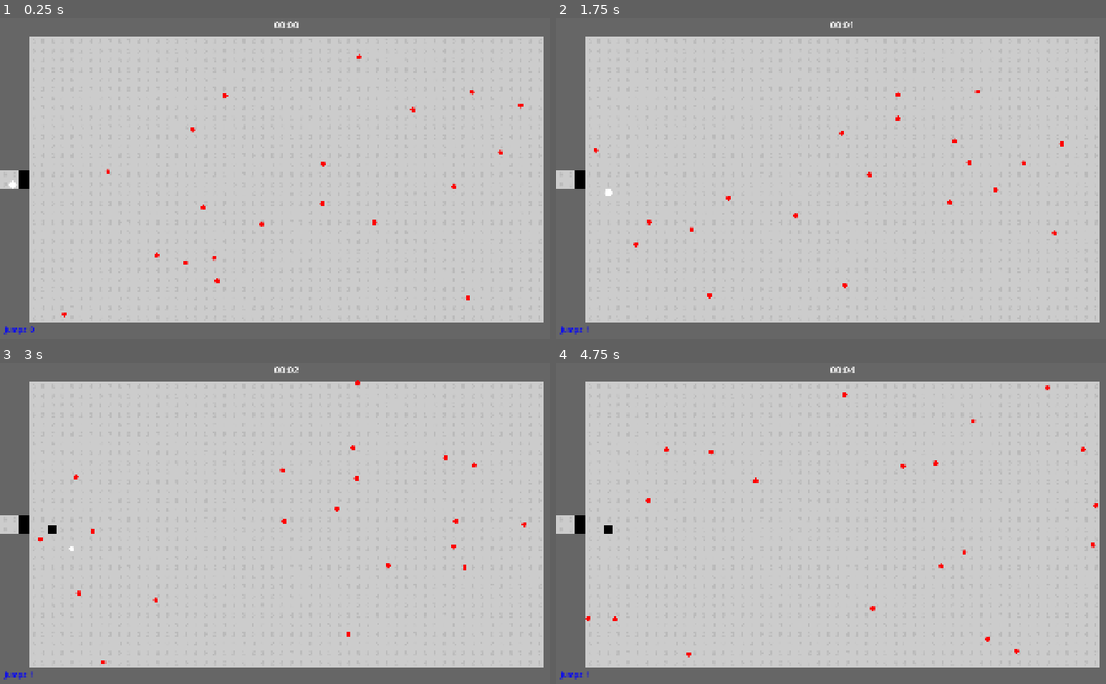
Above: before the commit, frames 1-4 (two rows, left to right).
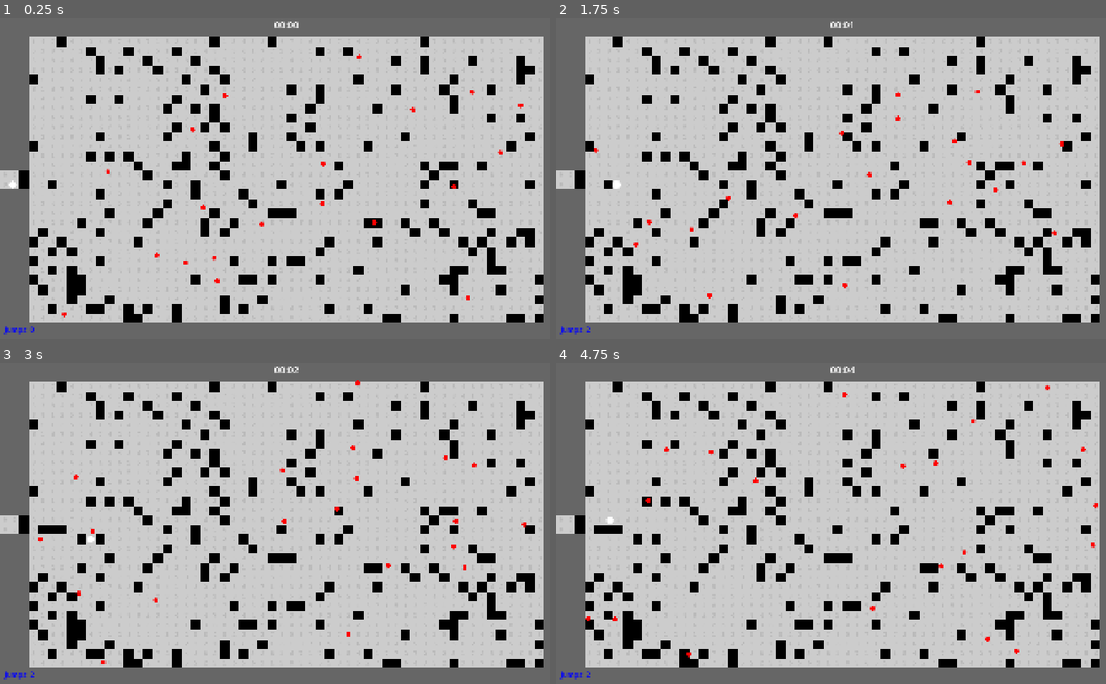
Above: after the commit, the same moments.

Repository: njamster/gmtk_jam_2026
Game: Godot game, scene res://game.tscn
The game is run twice, just before and just after one commit, with the same random seed, the same clock (stepped at 60 frames per second) and the same inputs.
Inputs:
- Up to frame 1 (0.25 s): no input
- Up to frame 2 (1.75 s): hold D (move_right) 0.53-1.28 s; hold S (move_down) from 1.28 s (still down)
- Up to frame 3 (3 s): release S (move_down) at 2.03 s; hold D (move_right) 2.03-2.78 s; hold W (move_up) from 2.78 s (still down)
- Up to frame 4 (4.75 s): release W (move_up) at 3.53 s; hold A (move_left) from 3.53 s (still down)

The runs differ from the first frame. In frame 1, 9.9% of the frame differs, in the area x 5-99%, y 5-95%; in frame 2, 10%; in frame 3, 10%, in the area x 5-99%, y 5-98%; in frame 4, 10%.

Commit message:
Add initial earthquake effect

Diff:
--- a/tilemap/tile_map.gd
+++ b/tilemap/tile_map.gd
@@ -33,6 +33,8 @@
 
 	randomize_counters()
 
+	earthquake()
+
 
 func randomize_counters() -> void:
 	for x in range(3, 57):
@@ -59,7 +61,10 @@
 
 
 func count_down_position(pos: Vector2) -> void:
-	var cell = local_to_map(pos)
+	count_down_cell(local_to_map(pos))
+
+
+func count_down_cell(cell: Vector2i) -> void:
 	var tile_data = get_cell_atlas_coords(cell)
 	match tile_data:
 		DURABILITY_9:
@@ -81,3 +86,12 @@
 		DURABILITY_1:
 			set_cell(cell, 1, GAP_TILE)
 			SoundManager.play_sound(preload("res://tilemap/sounds/crumble.wav"), true)
+
+
+func earthquake() -> void:
+	for x in range(3, 57):
+		for y in range(2, 32):
+			var cell = Vector2i(x, y)
+			if get_cell_atlas_coords(cell) == WALL_TILE:
+				continue
+			count_down_cell(cell)
